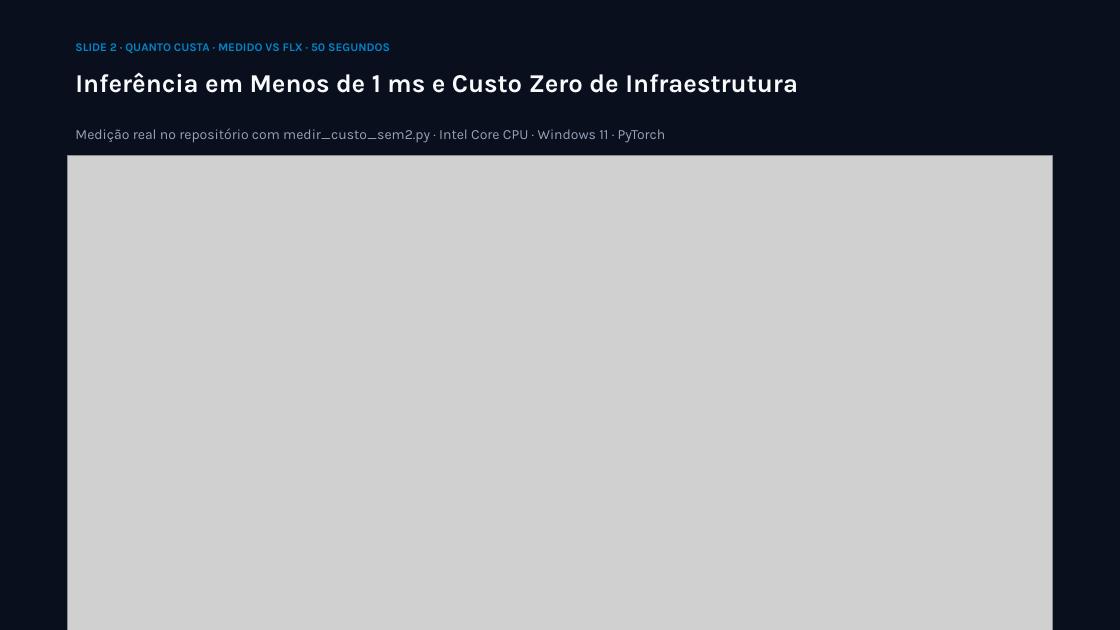
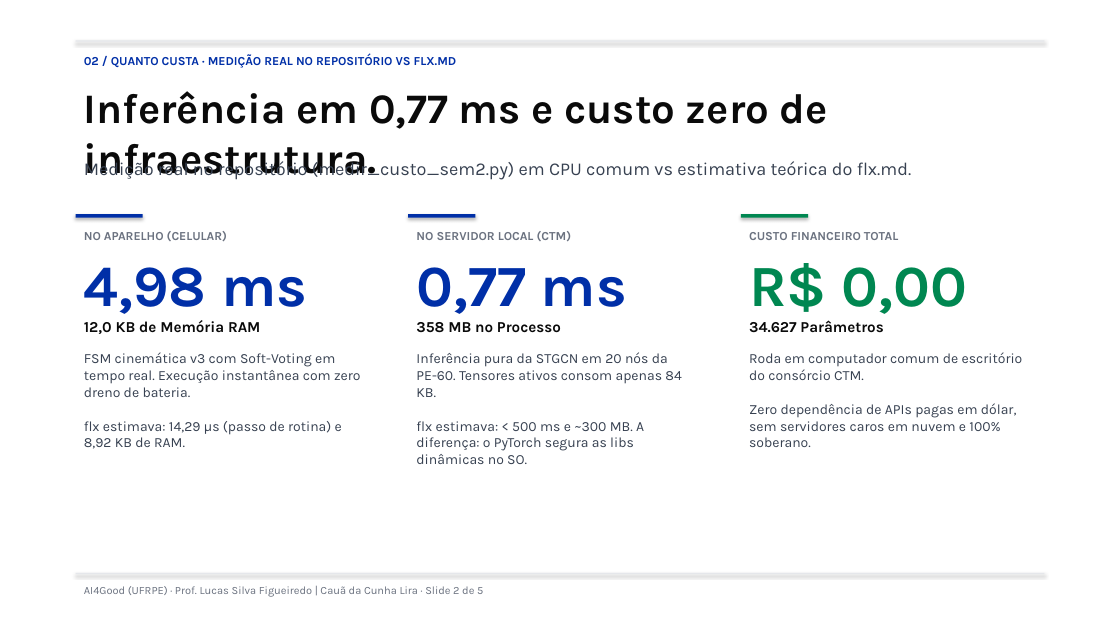
Before and after one commit to lira-labs/workspace, a slide deck: slide 2 of code/grafoparada_web/GrafoParada_Seminario2_CauaLira.pptx. Drawn at 1120x630 pixels with LibreOffice and Linux fonts; fonts in the diff are those of the drawing; grey boxes stand for pictures. Boxes give left, top, right and bottom in pixels: in the first picture for what was removed or moved away, otherwise in the second. Text is boxed around its words. In the diff, an @@ line names an element or a change of style, - is before the commit and + after.

Commit message:
feat(sem2): apply clean minimalist Swiss design to slides and sync spoken script to Google Drive

```diff
--- a/code/grafoparada_web/GrafoParada_Seminario2_CauaLira.pptx
+++ b/code/grafoparada_web/GrafoParada_Seminario2_CauaLira.pptx
@@ rectangle at box(0, 0, 1120, 630): fill #0A0F1D to #FFFFFF @@
@@ rectangle added at box(76, 40, 1044, 41), fill #E5E7EB @@
@@ text at box(84, 53, 457, 68): text changed; size 10 to 10.5 pt; text colour #0284C7 to #002FA7 @@
-SLIDE 2 · QUANTO CUSTA · MEDIDO VS FLX · 50 SEGUNDOS
+02 / QUANTO CUSTA · MEDIÇÃO REAL NO REPOSITÓRIO VS FLX.MD
@@ text at box(84, 91, 828, 129): text changed; size 22 to 36 pt; text colour #F8FAFC to #0A0A0A @@
-Inferência em Menos de 1 ms e Custo Zero de Infraestrutura
+Inferência em 0,77 ms e custo zero de infraestrutura.
@@ picture removed at box(67, 155, 1053, 630) @@
@@ text at box(84, 158, 911, 180): text changed; size 12 to 15.5 pt; text colour #94A3B8 to #374151 @@
-Medição real no repositório com medir_custo_sem2.py · Intel Core CPU · Windows 11 · PyTorch
+Medição real no repositório (medir_custo_sem2.py) em CPU comum vs estimativa teórica do flx.md.
@@ rectangle added at box(76, 214, 143, 218), fill #002FA7 @@
@@ text added at box(84, 231, 361, 449), 12 pt, text #374151 @@
+NO APARELHO (CELULAR)
+4,98 ms
+12,0 KB de Memória RAM
+FSM cinemática v3 com Soft-Voting em tempo real. Execução instantânea com zero dreno de bateria.
+flx estimava: 14,29 µs (passo de rotina) e 8,92 KB de RAM.
@@ rectangle added at box(408, 214, 476, 218), fill #002FA7 @@
@@ text added at box(416, 231, 681, 464), 12 pt, text #374151 @@
+NO SERVIDOR LOCAL (CTM)
+0,77 ms
+358 MB no Processo
+Inferência pura da STGCN em 20 nós da PE-60. Tensores ativos consom apenas 84 KB.
+flx estimava: < 500 ms e ~300 MB. A diferença: o PyTorch segura as libs dinâmicas no SO.
@@ rectangle added at box(741, 214, 808, 218), fill #008751 @@
@@ text added at box(749, 232, 1023, 447), 12 pt, text #374151 @@
+CUSTO FINANCEIRO TOTAL
+R$ 0,00
+34.627 Parâmetros
+Roda em computador comum de escritório do consórcio CTM.
+Zero dependência de APIs pagas em dólar, sem servidores caros em nuvem e 100% soberano.
@@ rectangle added at box(76, 573, 1044, 574), fill #E5E7EB @@
@@ text added at box(84, 586, 483, 597), 9.5 pt, text #6B7280 @@
+AI4Good (UFRPE) · Prof. Lucas Silva Figueiredo | Cauã da Cunha Lira · Slide 2 de 5
```
Also in this commit, not shown: 2 other slides changed, 2 slides added, 2 slides removed, 8 other files.
